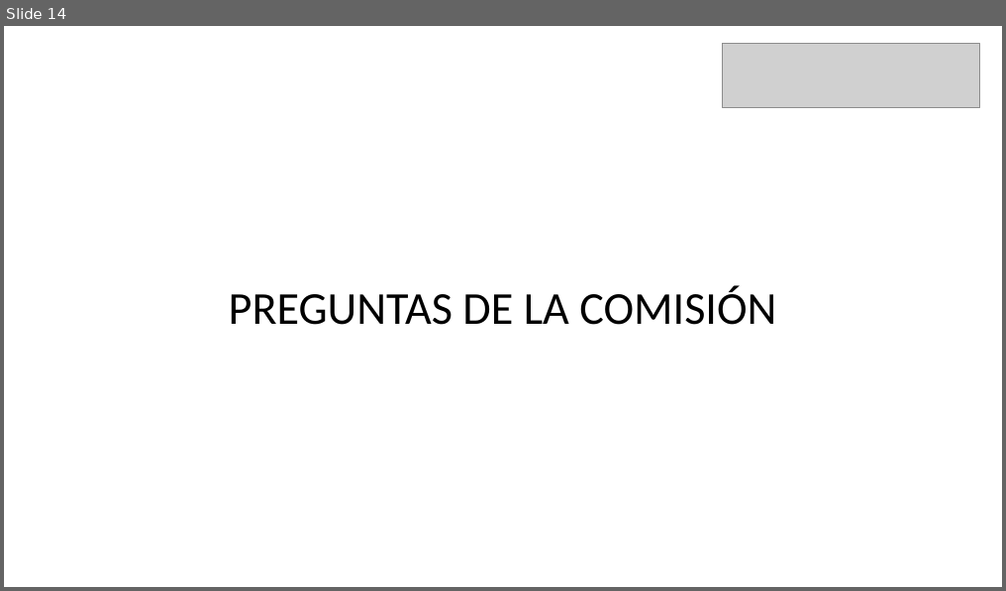
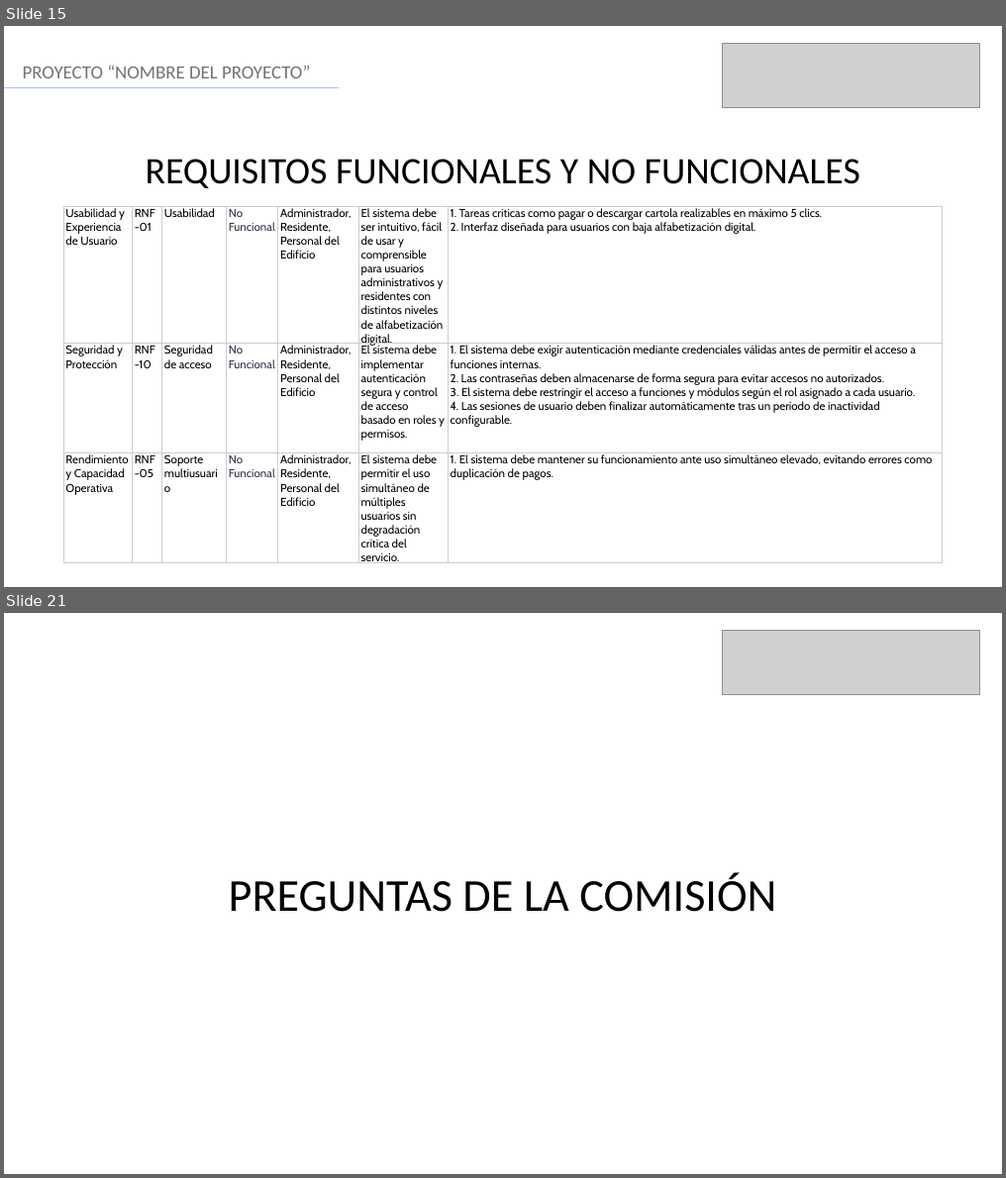
Before and after one commit to jaraantonio/RQY1102-CastilloJaraSoto-ET, a slide deck: 01_Presentacion_Final.ppt. Shown one above the other, each under a label of ours: slide 14 before the commit, slides 15 and 21 after it; the slides between them are not shown. The pictures are 1006x591 and 1006x1178 pixels, drawn with LibreOffice and Linux fonts; fonts in the diff are those of the drawing; grey boxes stand for pictures. Boxes give left, top, right and bottom in pixels: in the first picture for what was removed or moved away, otherwise in the second. Text is boxed around its words. In the diff, an @@ line names an element or a change of style, - is before the commit and + after.

```diff
--- a/01_Presentacion_Final.ppt
+++ b/01_Presentacion_Final.ppt
@@ slide 15 added at box(4, 26, 1002, 587), background #FFFFFF @@
@@ picture added at box(722, 43, 979, 107) @@
@@ text added at box(23, 65, 310, 78), 18 pt, text #767171 @@
+PROYECTO “NOMBRE DEL PROYECTO”
@@ line added from (4, 88) to (339, 88), #ABC0E4 1.25 pt @@
@@ text added at box(146, 159, 860, 188), 36 pt, text #000000 @@
+REQUISITOS FUNCIONALES Y NO FUNCIONALES
@@ table added at box(63, 206, 944, 568), 3 rows, 7 columns @@
+Usabilidad y Experiencia de Usuario | RNF-01 | Usabilidad | No Funcional | Administrador, Residente, Personal del Edificio | El sistema debe ser intuitivo, fácil de usar y comprensible para usuarios administrativos y residentes con distintos niveles de alfabetización digital. | 1. Tareas críticas como pagar o descargar cartola realizables en máximo 5 clics. 2. Interfaz diseñada para usuarios con baja alfabetización digital.
+Seguridad y Protección | RNF-10 | Seguridad de acceso | No Funcional | Administrador, Residente, Personal del Edificio | El sistema debe implementar autenticación segura y control de acceso basado en roles y permisos. | 1. El sistema debe exigir autenticación mediante credenciales válidas antes de permitir el acceso a funciones internas. 2. Las contraseñas deben almacenarse de forma segura para evitar accesos no autorizados. 3. El sistema debe restringir el acceso a funciones y módulos según el rol asignado a cada usuario. 4. Las sesiones de usuario deben finalizar automáticamente tras un período de inactividad configurable.
+Rendimiento y Capacidad Operativa | RNF-05 | Soporte multiusuario | No Funcional | Administrador, Residente, Personal del Edificio | El sistema debe permitir el uso simultáneo de múltiples usuarios sin degradación crítica del servicio. | 1. El sistema debe mantener su funcionamiento ante uso simultáneo elevado, evitando errores como duplicación de pagos.
@@ what was slide 14 is now slide 21 @@
```
Also in this commit, not shown: 13 slides changed, 6 other slides added.
